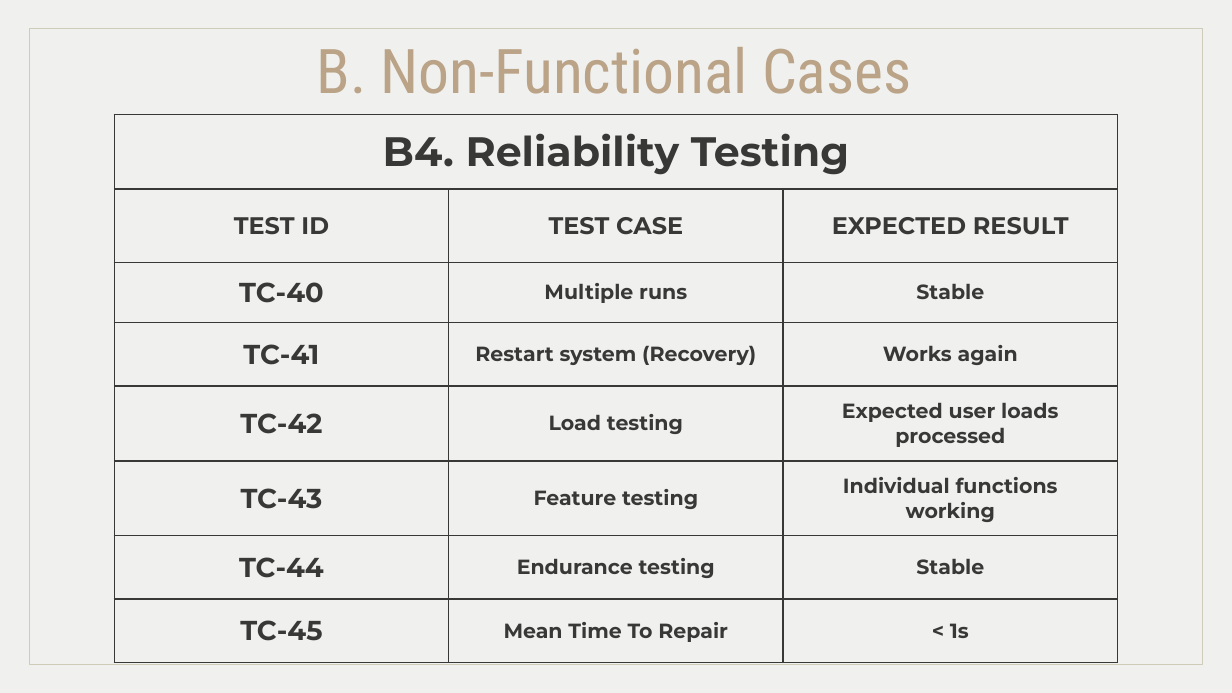
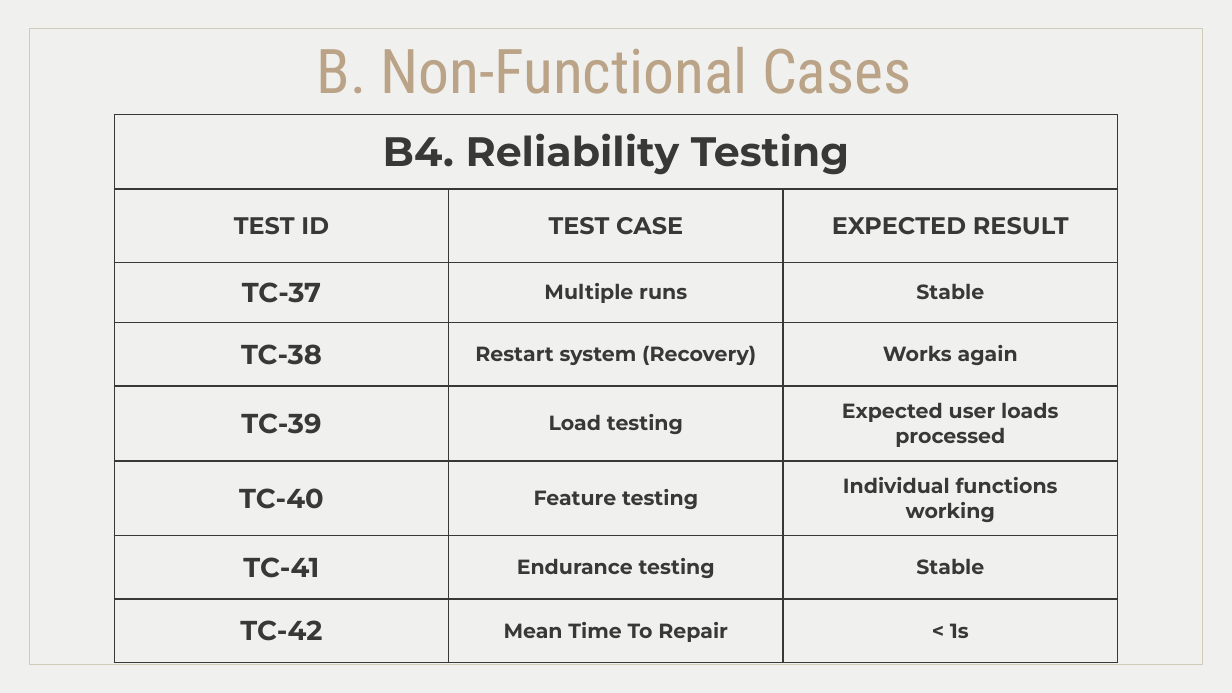
Before and after one commit to MiraPhilip12/Graduation_Project_ESLSCA, a slide deck: slide 11 of Milestone 5/Milestone5_Testing&Evaluation.pptx (slide 12 before the commit). Drawn at 1232x693 pixels with LibreOffice and Linux fonts; fonts in the diff are those of the drawing. Boxes give left, top, right and bottom in pixels: in the first picture for what was removed or moved away, otherwise in the second. Text is boxed around its words. In the diff, an @@ line names an element or a change of style, - is before the commit and + after.

```diff
--- a/Milestone 5/Milestone5_Testing&Evaluation.pptx
+++ b/Milestone 5/Milestone5_Testing&Evaluation.pptx
@@ table at box(115, 115, 1116, 646) @@
-row 3, column 1: TC-40
+row 3, column 1: TC-37
-row 4, column 1: TC-41
+row 4, column 1: TC-38
-row 5, column 1: TC-42
+row 5, column 1: TC-39
-row 6, column 1: TC-43
+row 6, column 1: TC-40
-row 7, column 1: TC-44
+row 7, column 1: TC-41
-row 8, column 1: TC-45
+row 8, column 1: TC-42
```
Also in this commit, not shown: 4 other slides changed, 25 slides removed, 2 other files.
